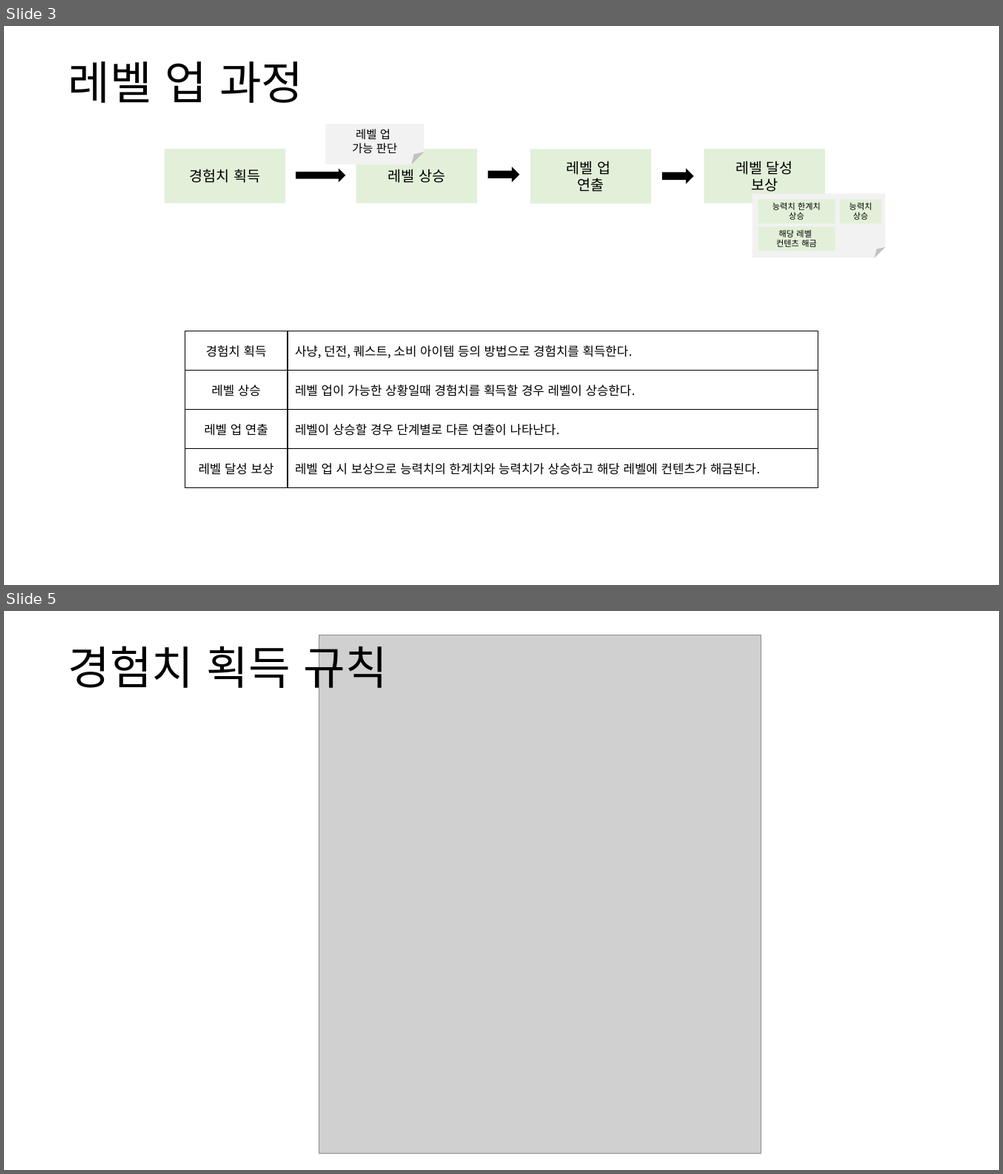
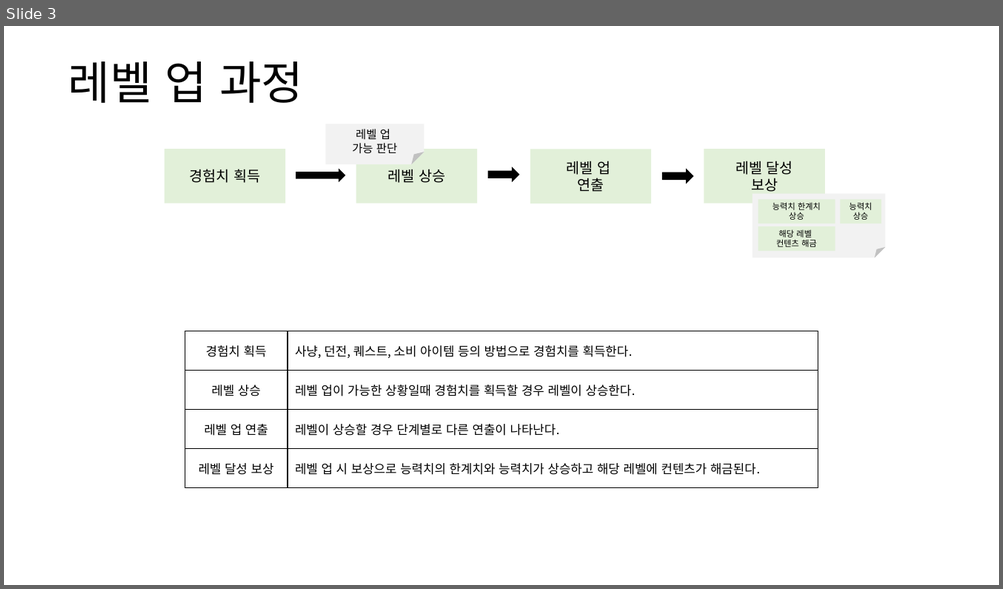
Before and after one commit to yjk0401/unityenginebasic_9th, a slide deck: 기획/레벨업 시스템 기획서.pptx. Shown one above the other, each under a label of ours: slides 3 and 5 before the commit, slide 3 after it; the slides between them are not shown. The pictures are 1003x1174 and 1003x589 pixels, drawn with LibreOffice and Linux fonts; fonts in the diff are those of the drawing; grey boxes stand for pictures. Boxes give left, top, right and bottom in pixels: in the first picture for what was removed or moved away, otherwise in the second. Text is boxed around its words. In the diff, an @@ line names an element or a change of style, - is before the commit and + after.

```diff
--- a/기획/레벨업 시스템 기획서.pptx
+++ b/기획/레벨업 시스템 기획서.pptx
@@ slide 5 removed at [4, 611, 999, 1170], background #FFFFFF @@
@@ text removed at [68, 638, 387, 696] @@
-경험치 획득 규칙
@@ picture removed at [318, 635, 760, 1154] @@
```
Also in this commit, not shown: 5 slides changed, 2 slides added, 1 other slide removed, 14 other files.
